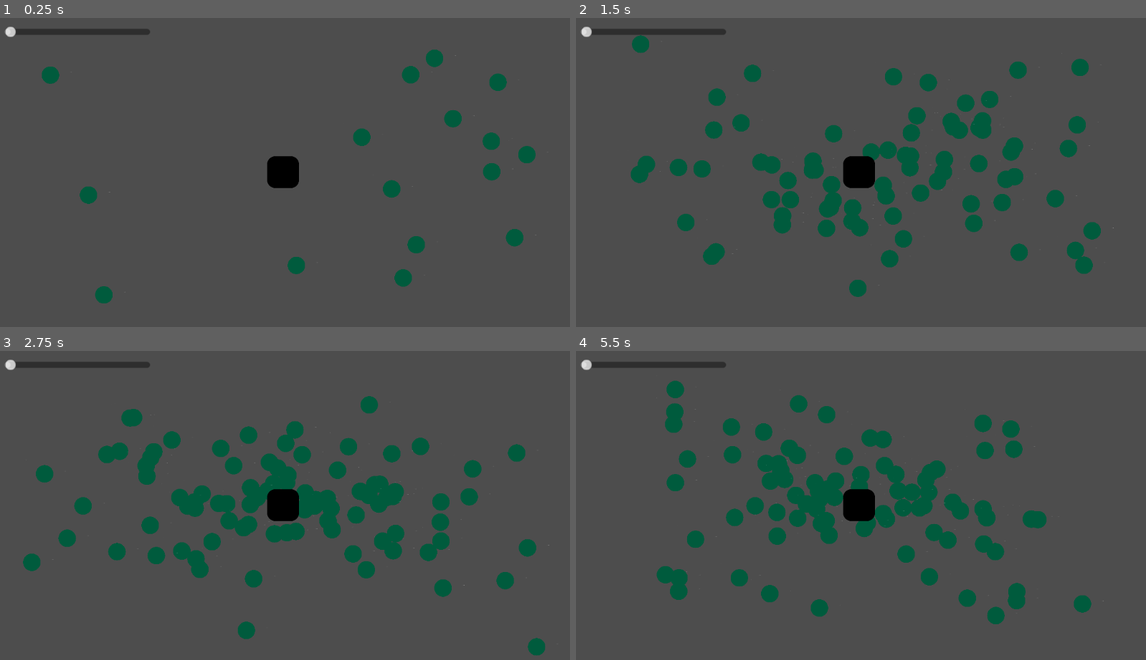
Above: before the commit, frames 1-4 (two rows, left to right).
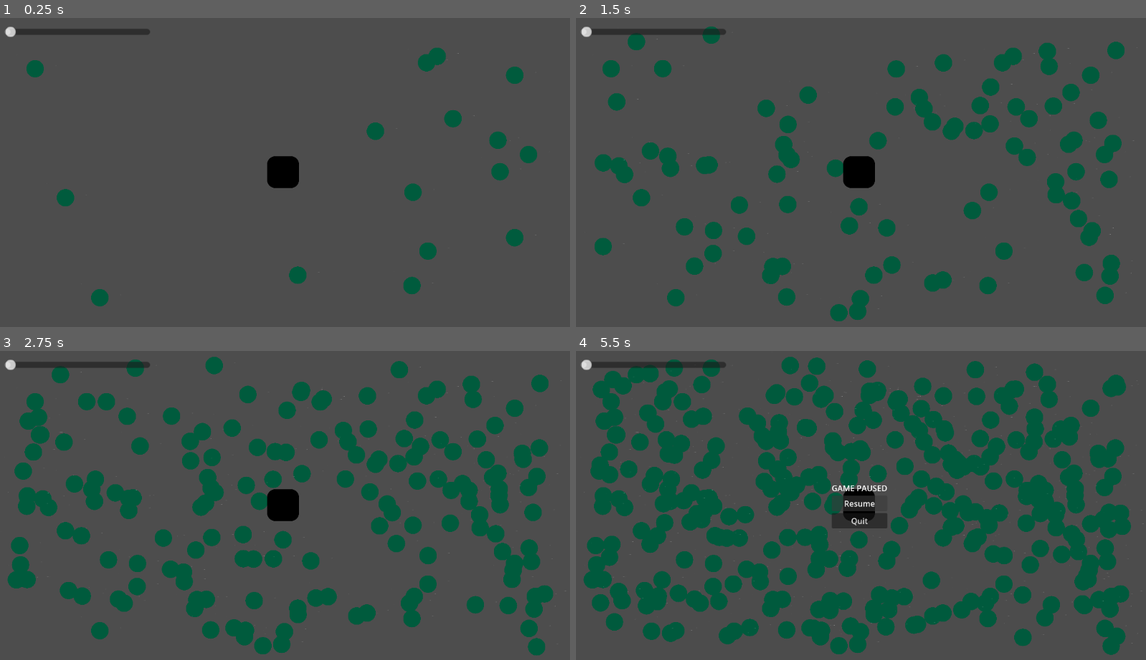
Above: after the commit, the same moments.

Repository: GamerKT4/j-ust-a-nyth-in-g
Game: Godot game, scene res://Scenes/main.tscn
The game is run twice, just before and just after one commit, with the same random seed, the same clock (stepped at 60 frames per second) and the same inputs.
Inputs (mouse positions are in pixels of both pictures, inside the frame that each line leads up to):
- Up to frame 1 (0.25 s): no input
- Up to frame 2 (1.5 s): tap Enter at 0.5 s
- Up to frame 3 (2.75 s): no input
- Up to frame 4 (5.5 s): tap Escape at 4.15 s; click "Resume" at 4.25 s; click (861, 502) at 5 s, where only the run after the commit has a clickable "Resume"

The runs differ from the first frame. In frame 1, 2.7% of the frame differs, in the area x 4-95%, y 9-94%; in frame 2, 17%; in frame 3, 25%; in frame 4, 37%, in the area x 1-100%, y 1-99%.

Commit message:
The bug_speed slider works
yea it works, FINALLY, I can sleep

Diff:
--- a/Scenes/main.tscn
+++ b/Scenes/main.tscn
@@ -6,6 +6,7 @@
 [ext_resource type="PackedScene" uid="uid://clmjh4dicufxh" path="res://Scenes/basic_bug.tscn" id="2_8gbba"]
 
 [node name="Main" type="Node2D" unique_id=357547061]
+process_mode = 3
 script = ExtResource("1_jjvhh")
 
 [node name="Camera2D" type="Camera2D" parent="." unique_id=110946340]
@@ -31,10 +32,8 @@
 offset_right = 211.33334
 offset_bottom = 45.0
 scale = Vector2(1.5, 1.5)
-tooltip_text = "Just cause a good dev though so, now you can change the bug's speed!"
+tooltip_text = "Just cause a good dev thought so, now you can change the bug's speed!"
 mouse_filter = 1
 max_value = 1000.0
 step = 10.0
 rounded = true
-
-[connection signal="value_changed" from="HSlider" to="World/basic_bug" method="_on_h_slider_value_changed"]
--- a/Scripts/basic_bug.gd
+++ b/Scripts/basic_bug.gd
@@ -1,6 +1,7 @@
 extends CharacterBody2D
 
 @onready var house: Node2D = get_node("/root/Main/World/house")
+@onready var h_slider: HSlider = get_node("/root/Main/HSlider")
 
 var house_position: Vector2 = Vector2.ZERO
 @export var bug_speed = 200
@@ -15,8 +16,4 @@
 # Called every frame. 'delta' is the elapsed time since the previous frame.
 func _physics_process(delta):
 	position = position.move_toward(house_position, bug_speed*delta)
-
-
-
-func _on_h_slider_value_changed(value):
-	print(value)
+	bug_speed = h_slider.value
--- a/Scripts/panel_control.gd
+++ b/Scripts/panel_control.gd
@@ -1,8 +1,8 @@
-extends Control
+extends Node
 
-func _on_resume_button_pressed() -> void:
-	get_tree().paused = false
-	get_parent().queue_free()
+func _ready():
+	process_mode = Node.PROCESS_MODE_ALWAYS
 
-func _on_quit_button_pressed() -> void:
-	get_tree().quit()
+func _input(e):
+	if e is InputEventKey and e.pressed and e.keycode == KEY_ESCAPE:
+		add_child(load("res://Scenes/PauseMenu.tscn").instantiate())
--- a/project.godot
+++ b/project.godot
@@ -24,6 +24,11 @@
 
 [input]
 
+ui_cancel={
+"deadzone": 0.5,
+"events": [Object(InputEventKey,"resource_local_to_scene":false,"resource_name":"","device":-1,"window_id":0,"alt_pressed":false,"shift_pressed":false,"ctrl_pressed":false,"meta_pressed":false,"pressed":false,"keycode":4194305,"physical_keycode":0,"key_label":0,"unicode":0,"location":0,"echo":false,"script":null)
+]
+}
 ui_close_dialog={
 "deadzone": 0.5,
 "events": [Object(InputEventKey,"resource_local_to_scene":false,"resource_name":"","device":-1,"window_id":0,"alt_press …(195 unchanged characters)…
